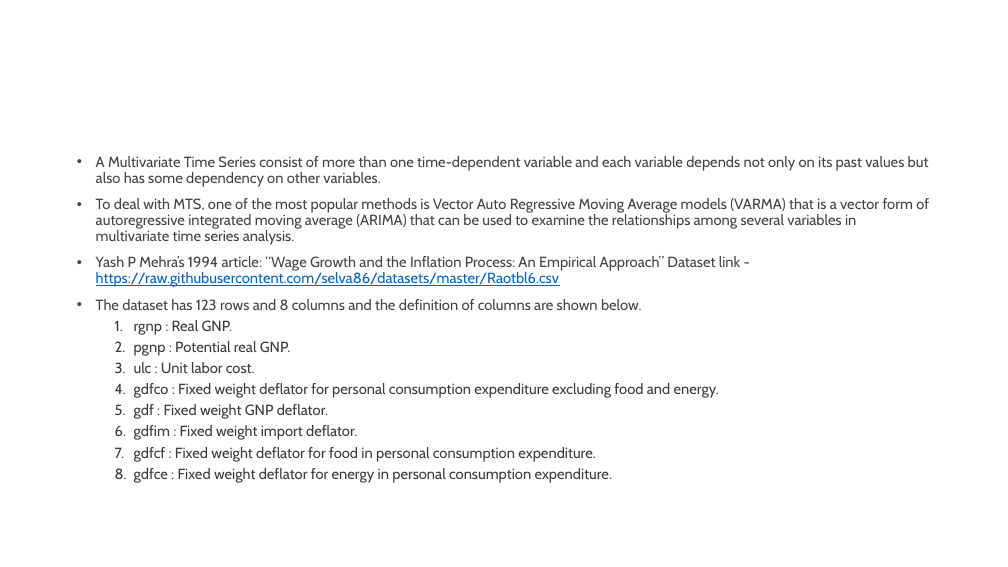
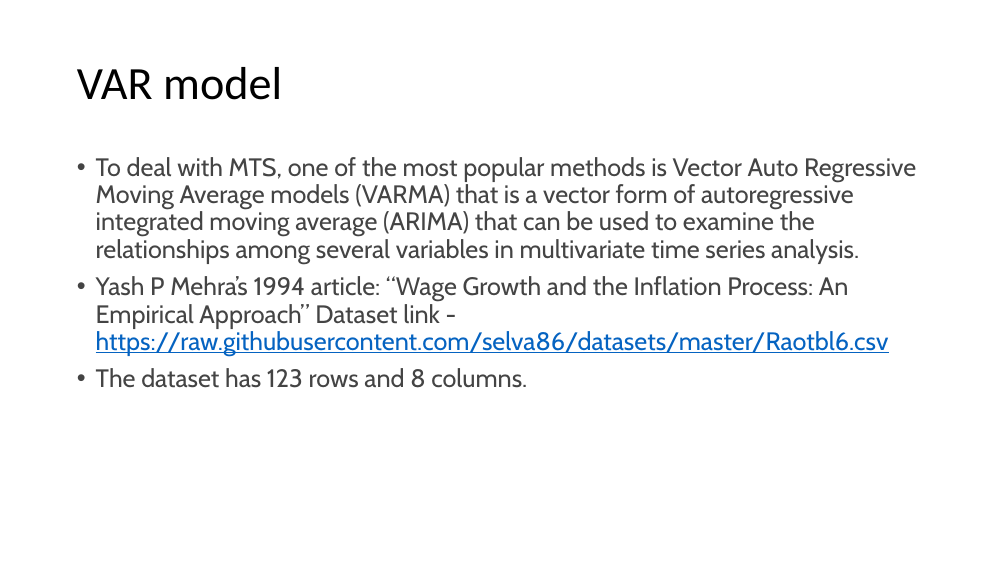
Before and after one commit to raidharmender/MultiVarTSPred, a slide deck: slide 13 of Multivar TS analysis and prediction.pptx (slide 12 before the commit). Drawn at 1008x567 pixels with LibreOffice and Linux fonts; fonts in the diff are those of the drawing. Boxes give left, top, right and bottom in pixels: in the first picture for what was removed or moved away, otherwise in the second. Text is boxed around its words. In the diff, an @@ line names an element or a change of style, - is before the commit and + after.

Commit message:
Updated

```diff
--- a/Multivar TS analysis and prediction.pptx
+++ b/Multivar TS analysis and prediction.pptx
@@ title added at (x1=77, y1=67, x2=282, y2=100), 44 pt, text #000000 @@
+VAR model
@@ text at (x1=96, y1=156, x2=929, y2=187): paragraph removed @@
-• A Multivariate Time Series consist of more than one time-dependent variable and each variable depends not only on its past values but also has some dependency on other variables.
@@ text at (x1=96, y1=157, x2=916, y2=356): size 14 to 24 pt @@
@@ text at (x1=96, y1=368, x2=527, y2=388): text changed; size 14 to 24 pt; text colour #3C3C3C to #444444 @@
-• The dataset has 123 rows and 8 columns and the definition of columns are shown below.
-  1. rgnp : Real GNP.
-  2. pgnp : Potential real GNP.
-  3. ulc : Unit labor cost.
-  4. gdfco : Fixed weight deflator for personal consumption expenditure excluding food and energy.
-  5. gdf : Fixed weight GNP deflator.
-  6. gdfim : Fixed weight import deflator.
-  7. gdfcf : Fixed weight deflator for food in personal consumption expenditure.
-  8. gdfce : Fixed weight deflator for energy in personal consumption expenditure.
+• The dataset has 123 rows and 8 columns.
```
Also in this commit, not shown: 4 other slides changed, 3 slides added, 10 slides removed.
